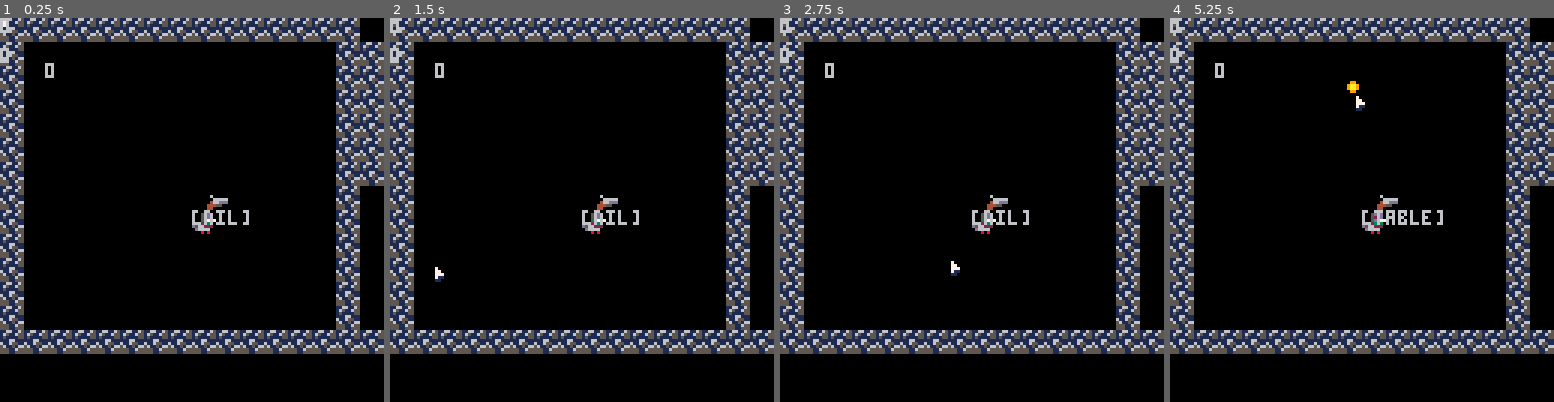
Above: before the commit, frames 1-4 (left to right).
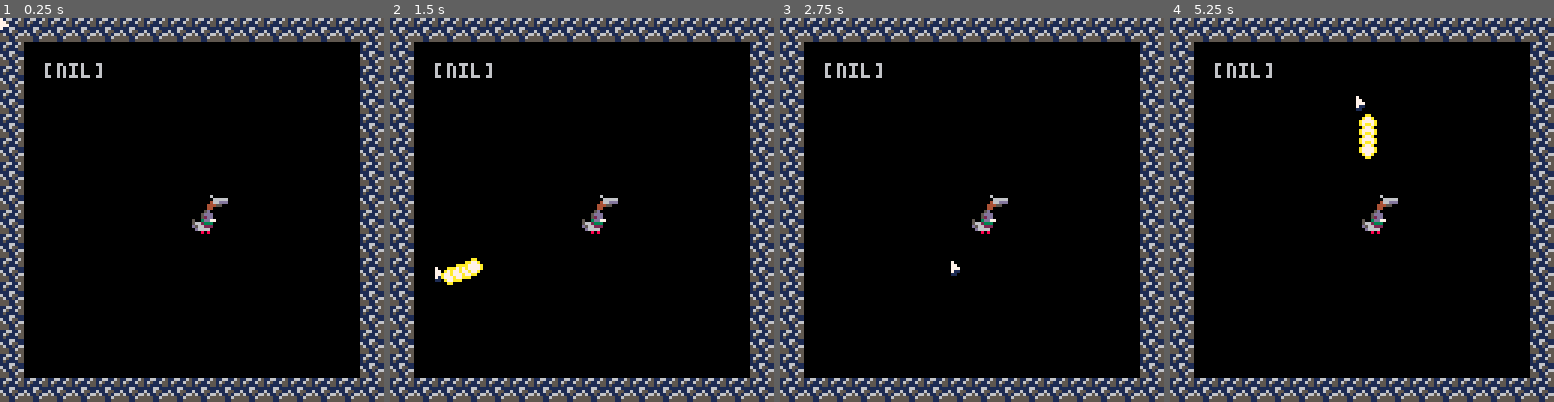
Above: after the commit, the same moments.

Repository: Yolwoocle/birds_with_guns
Game: PICO-8 cartridge zeldalike.p8
Same seed, same stepped clock (60 frames per second), same inputs: the game is played once before the commit and once after it.
Inputs (mouse positions are in pixels of both pictures, inside the frame that each line leads up to):
- Up to frame 1 (0.25 s): no input
- Up to frame 2 (1.5 s): click (670, 121) at 0.67 s; click (436, 267) at 1.22 s
- Up to frame 3 (2.75 s): hold Right 1.6-2.1 s; click (887, 114) at 1.77 s; hold Up 2.15-2.42 s; click (952, 259) at 2.32 s; hold Right from 2.47 s (still down)
- Up to frame 4 (5.25 s): click (1404, 106) at 2.87 s; release Right at 3.03 s; hold Left 3.08-3.58 s; click (1465, 256) at 3.42 s; hold Down 3.63-3.97 s; click (1231, 102) at 3.97 s; hold Right 4.02-4.68 s; click (1292, 248) at 4.52 s; hold Up 4.73-5.03 s; click (1354, 94) at 5.07 s; hold Left from 5.08 s (still down)

The runs differ from the first frame. In frame 1, 21% of the frame differs, in the area x 0-100%, y 0-100%; in frame 2, 21%; in frame 3, 21%; in frame 4, 21%.

Commit message:
Fixed bullets

Diff:
--- a/zeldalike.p8
+++ b/zeldalike.p8
@@ -1,37 +1,45 @@
 pico-8 cartridge // http://www.pico-8.com
 version 33
 __lua__
---game name goes here
---by gouspourd,yolwoocle,notgoyome
+-- -- birds with guns --
+--by gouspourd & yolwoocle
 
 function _init()
+	actors = {}
 	init_player()
-	init_bullet()
+	mx=0
+	my=0
 end
 
 function _update60()
- mouse_x_y()
-	update_bullet()
+	mouse_x_y()
 	player_update()
-	updaterafale()
 	for i in all(players) do
 	 if (stat(34) & 1==1) spawn_bullet(i.x,i.y,1,1,10,1,60)
 	 if (stat(34) & 2==2) spawn_bullet(i.x,i.y,2,1,5,6,10,10)
 	end
+
+	for a in all(actors) do
+		a:update()
+		if(a.destroy_flag)del(actors,a)
+	end
 end
 
 function _draw()
  cls()
  map()
-	draw_bullet()
 	draw_mouse()
 	draw_player()
 	check_flag(1,mouse_x,mouse_y)
 
-	print(players[1].dx, 0,0)
-	print(players[1].dy, 0,10)
+	for a in all(actors) do
+		a:draw()
+	end
+
+--	print(players[1].dx, 0,0)
+--	print(players[1].dy, 0,10)
 	print (timeur_bullet,15,15)
-	print(rafalels[1],64,64)
+--	print(rafalels[1],64,64)
 end
 -->8
 --player
@@ -43,17 +51,21 @@
 
 		x=64,y=64,
 		dx=0,dy=0,
+		a=0,
 
 		spd=.5,
 		fric=0.8,
 
 		bx=0,by=0,
-		bw=8,bh=8,gun
+		bw=8,bh=8,
+
+		gun=make_gun(64,10,3),
 	})
 end
 
 function player_update()
 	for p in all(players) do
+	 --movement
 	 local dx,dy = p.dx,p.dy
 	 local spd = p.spd
 
@@ -68,25 +81,80 @@
 
 	 p.x += p.dx
 	 p.y += p.dy
+
+	 --angle
+	 p.a = atan2(mouse_x-p.x,
+	 mouse_y-p.y)
+
+	 --shooting
+	 local fire=stat(34)&1 > 0
+	 local active=stat(34)&2 > 0
+
+	 if fire then
+	 	p.gun.shoot(p.x+4,p.y+4,p.a)
+	 end
 	end
 end
 
 function draw_player()
 	for p in all(players) do
-		spr(3,p.x,p.y)
-		spr(16,p.x+5,p.y-7)
+		spr(112,p.x,p.y)
+		spr(64,p.x+5,p.y-7)
 	end
 end
 
 -->8
---bullet
-
-function init_bullet()
-	bullet = {}
-	timeur_bullet = 0
-	rafalels = {}
-end
-
+--gun & bullet
+
+function make_gun(spr,cd,spd)
+	local gun = {
+		spr=64,
+		cooldown=cd,
+		bulletspd=spd,
+
+		timer=0,
+		maxtimer=10,
+	}
+
+	gun.shoot=function(x,y,dir)
+		spawn_bullet(x,y,dir,
+		gun.bulletspd,80)
+	end
+
+	return gun
+end
+
+function spawn_bullet(x,y,dir,spd,spr)
+	local dx=cos(dir)*spd
+	local dy=sin(dir)*spd
+	add(actors,{
+		x=x,  y=y,
+		dx=dx,dy=dy,
+
+		spr=spr,
+
+		destroy_flag=false,
+		update=update_bullet,
+		draw=draw_bullet,
+	})
+end
+
+function update_bullet(b)
+	b.x += b.dx
+	b.y += b.dy
+
+	if is_solid(b.x,b.y) then
+		b.destroy_flag = true
+	end
+end
+
+function draw_bullet(b)
+	spr(b.spr, b.x-4, b.y-4)
+end
+
+--------
+
+--[[
 function spawn_bullet(x,y,type_bullet,speed,timeur_bullet1,sprite,nb_bullet,ecartement)
 	if timeur_bullet == 0 then
 		local xy = get_traj(x,y,mouse_x,mouse_y)
@@ -144,7 +213,7 @@
   add(bullet,i.bullet)
   i.nb -=1
 	end
-end
+end]]
 -->8
 --mouse
 function mouse_x_y()
@@ -155,7 +224,7 @@
 
 function get_traj(x_satr,y_start,x_end,y_end)
 	angle=atan2(x_end-x_satr-4, y_end-y_start-4)
-	return {x = cos(angle),y = sin(angle),angle=angle}
+	return {x=cos(angle),y=sin(angle),angle=angle}
 end
 
 function draw_mouse()
@@ -380,26 +449,50 @@
 
 
 
+…(25 lines of a section not shown)…
 __gff__
 0000000001000000000000000000000000000000000000000000000000000000000000000000000000000000000000000000000000000000000000000000000000000000000000000000000000000000000000000000000000000000000000000000000000000000000000000000000000000000000000000000000000000000
 0000000000000000000000000000000000000000000000000000000000000000000000000000000000000000000000000000000000000000000000000000000000000000000000000000000000000000000000000000000000000000000000000000000000000000000000000000000000000000000000000000000000000000
 __map__
-0404040404040404040404040404040000000004000000000000000000000000000000000000000000000000000000000000000000000000000000000000000000000000000000000000000000000000000000000000000000000000000000000000000000000000000000000000000000000000000000000000000000000000
-0400000000000000000000000000040400000004000000000000000000000000000000000000000000000000000000000000000000000000000000000000000000000000000000000000000000000000000000000000000000000000000000000000000000000000000000000000000000000000000000000000000000000000
-0400000000000000000000000000040400000004000000000000000000000000000000000000000000000000000000000000000000000000000000000000000000000000000000000000000000000000000000000000000000000000000000000000000000000000000000000000000000000000000000000000000000000000
-0400000000000000000000000000040400000004000000000000000000000000000000000000000000000000000000000000000000000000000000000000000000000000000000000000000000000000000000000000000000000000000000000000000000000000000000000000000000000000000000000000000000000000
-0400000000000000000000000000040400000004000000000000000000000000000000000000000000000000000000000000000000000000000000000000000000000000000000000000000000000000000000000000000000000000000000000000000000000000000000000000000000000000000000000000000000000000
-0400000000000000000000000000040400000004000000000000000000000000000000000000000000000000000000000000000000000000000000000000000000000000000000000000000000000000000000000000000000000000000000000000000000000000000000000000000000000000000000000000000000000000
-0400000000000000000000000000040400000004000000000000000000000000000000000000000000000000000000000000000000000000000000000000000000000000000000000000000000000000000000000000000000000000000000000000000000000000000000000000000000000000000000000000000000000000
-0400000000000000000000000000040000000004000000000000000000000000000000000000000000000000000000000000000000000000000000000000000000000000000000000000000000000000000000000000000000000000000000000000000000000000000000000000000000000000000000000000000000000000
-0400000000000000000000000000040000000004000000000000000000000000000000000000000000000000000000000000000000000000000000000000000000000000000000000000000000000000000000000000000000000000000000000000000000000000000000000000000000000000000000000000000000000000
-0400000000000000000000000000040000000004000000000000000000000000000000000000000000000000000000000000000000000000000000000000000000000000000000000000000000000000000000000000000000000000000000000000000000000000000000000000000000000000000000000000000000000000
-0400000000000000000000000000040000000004000000000000000000000000000000000000000000000000000000000000000000000000000000000000000000000000000000000000000000000000000000000000000000000000000000000000000000000000000000000000000000000000000000000000000000000000
-0400000000000000000000000000040000000004000000000000000000000000000000000000000000000000000000000000000000000000000000000000000000000000000000000000000000000000000000000000000000000000000000000000000000000000000000000000000000000000000000000000000000000000
-0400000000000000000000000000040004040004000000000000000000000000000000000000000000000000000000000000000000000000000000000000000000000000000000000000000000000000000000000000000000000000000000000000000000000000000000000000000000000000000000000000000000000000
-0404040404040404040404040404040404040004000000000000000000000000000000000000000000000000000000000000000000000000000000000000000000000000000000000000000000000000000000000000000000000000000000000000000000000000000000000000000000000000000000000000000000000000
-0000000000000000000000000000000000000004000000000000000000000000000000000000000000000000000000000000000000000000000000000000000000000000000000000000000000000000000000000000000000000000000000000000000000000000000000000000000000000000000000000000000000000000
-0000000000000000000000000000000000000004000000000000000000000000000000000000000000000000000000000000000000000000000000000000000000000000000000000000000000000000000000000000000000000000000000000000000000000000000000000000000000000000000000000000000000000000
-0404040404040404040404040404040404040404000000000000000000000000000000000000000000000000000000000000000000000000000000000000000000000000000000000000000000000000000000000000000000000000000000000000000000000000000000000000000000000000000000000000000000000000
-
-
+0404040404040404040404040404040400000000000000000000000000000000000000000000000000000000000000000000000000000000000000000000000000000000000000000000000000000000000000000000000000000000000000000000000000000000000000000000000000000000000000000000000000000000
+0400000000000000000000000000000400000000000000000000000000000000000000000000000000000000000000000000000000000000000000000000000000000000000000000000000000000000000000000000000000000000000000000000000000000000000000000000000000000000000000000000000000000000
+0400000000000000000000000000000400000000000000000000000000000000000000000000000000000000000000000000000000000000000000000000000000000000000000000000000000000000000000000000000000000000000000000000000000000000000000000000000000000000000000000000000000000000
+0400000000000000000000000000000400000000000000000000000000000000000000000000000000000000000000000000000000000000000000000000000000000000000000000000000000000000000000000000000000000000000000000000000000000000000000000000000000000000000000000000000000000000
+0400000000000000000000000000000400000000000000000000000000000000000000000000000000000000000000000000000000000000000000000000000000000000000000000000000000000000000000000000000000000000000000000000000000000000000000000000000000000000000000000000000000000000
+0400000000000000000000000000000400000000000000000000000000000000000000000000000000000000000000000000000000000000000000000000000000000000000000000000000000000000000000000000000000000000000000000000000000000000000000000000000000000000000000000000000000000000
+0400000000000000000000000000000400000000000000000000000000000000000000000000000000000000000000000000000000000000000000000000000000000000000000000000000000000000000000000000000000000000000000000000000000000000000000000000000000000000000000000000000000000000
+0400000000000000000000000000000400000000000000000000000000000000000000000000000000000000000000000000000000000000000000000000000000000000000000000000000000000000000000000000000000000000000000000000000000000000000000000000000000000000000000000000000000000000
+0400000000000000000000000000000400000000000000000000000000000000000000000000000000000000000000000000000000000000000000000000000000000000000000000000000000000000000000000000000000000000000000000000000000000000000000000000000000000000000000000000000000000000
+0400000000000000000000000000000400000000000000000000000000000000000000000000000000000000000000000000000000000000000000000000000000000000000000000000000000000000000000000000000000000000000000000000000000000000000000000000000000000000000000000000000000000000
+0400000000000000000000000000000400000000000000000000000000000000000000000000000000000000000000000000000000000000000000000000000000000000000000000000000000000000000000000000000000000000000000000000000000000000000000000000000000000000000000000000000000000000
+0400000000000000000000000000000400000000000000000000000000000000000000000000000000000000000000000000000000000000000000000000000000000000000000000000000000000000000000000000000000000000000000000000000000000000000000000000000000000000000000000000000000000000
+0400000000000000000000000000000400000000000000000000000000000000000000000000000000000000000000000000000000000000000000000000000000000000000000000000000000000000000000000000000000000000000000000000000000000000000000000000000000000000000000000000000000000000
+0400000000000000000000000000000400000000000000000000000000000000000000000000000000000000000000000000000000000000000000000000000000000000000000000000000000000000000000000000000000000000000000000000000000000000000000000000000000000000000000000000000000000000
+0400000000000000000000000000000400000000000000000000000000000000000000000000000000000000000000000000000000000000000000000000000000000000000000000000000000000000000000000000000000000000000000000000000000000000000000000000000000000000000000000000000000000000
+0404040404040404040404040404040400000000000000000000000000000000000000000000000000000000000000000000000000000000000000000000000000000000000000000000000000000000000000000000000000000000000000000000000000000000000000000000000000000000000000000000000000000000
+
+
Not shown, changed: 63 lines of the sprite sheet (__gfx__) section of zeldalike.p8
Not shown, added: birdsheet.png
